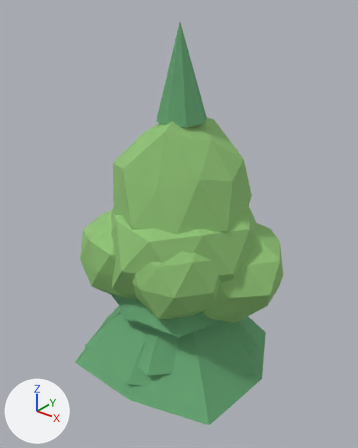
Renders of the Blender file Art/harvestables.blend from each side of a commit.
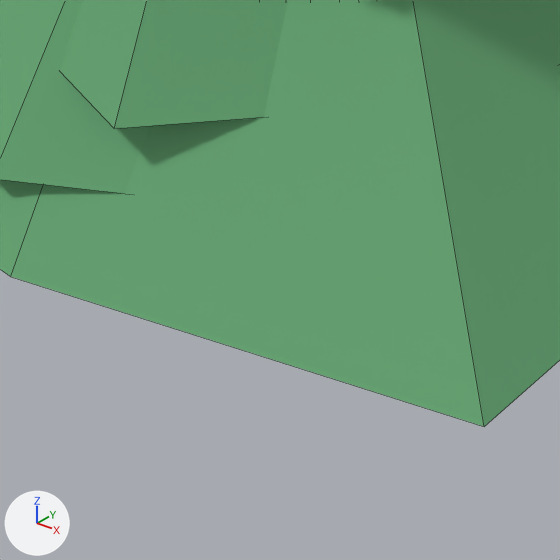
There are two pictures of each version: one whole from a 50 mm camera at (8.84, -11.12, 13.75) aimed at (-0.25, 0.25, 6.7), one close up on the part from 36% to 62% of the width and 79% to 100% of the height. The lights are fixed; the arrows at lower left show +X, +Y and +Z. The first two pictures are the older version. The close-ups show mesh edges as thin lines.

The first close-up shows 'Tree_Pine_A', 'Tree_Pine_B', 'Tree_Pine_C'.
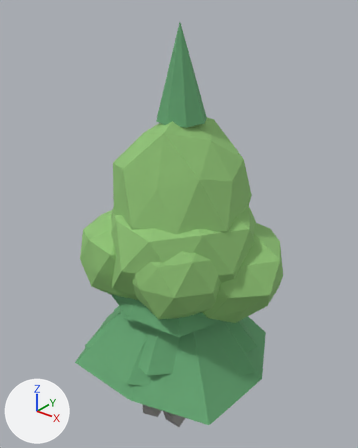
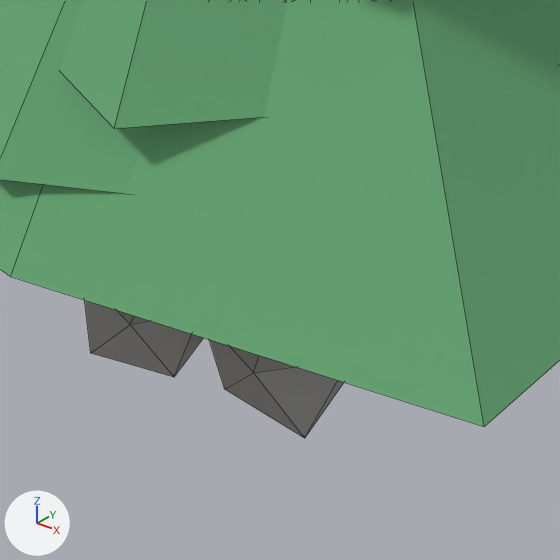
Diff of the bpy script that builds the scene:
```diff
--- a/Art/harvestables.blend.py
+++ b/Art/harvestables.blend.py
@@ mat_oil @@
+mat_oil = principled_material('Oil')
+mat_oil.base_color = (0.03, 0.03, 0.04)  # dark grey #303038
+mat_oil.roughness = 0.9
@@ me_oil_seep @@
+me_oil_seep.from_pydata(...)  # 104 vertices, 152 faces; spans x -1.62..1.82, y -1.78..1.7, z -0.01..0.67
+# faces by material slot: [140, 12]
+me_oil_seep.materials.append(mat_rockdark)  # grey #999795
+me_oil_seep.materials.append(mat_oil)  # dark grey #303038
@@ ob_oil_seep @@
+ob_oil_seep = bpy.data.objects.new('Oil_Seep', me_oil_seep)
+ob_oil_seep.location = (0.0, 0.0, 0.0)
```

Location of each change, (x1, y1, x2, y2) in pixels of the close-ups (560 x 560 px):
'Oil_Seep', added: after (85, 300, 344, 438)
